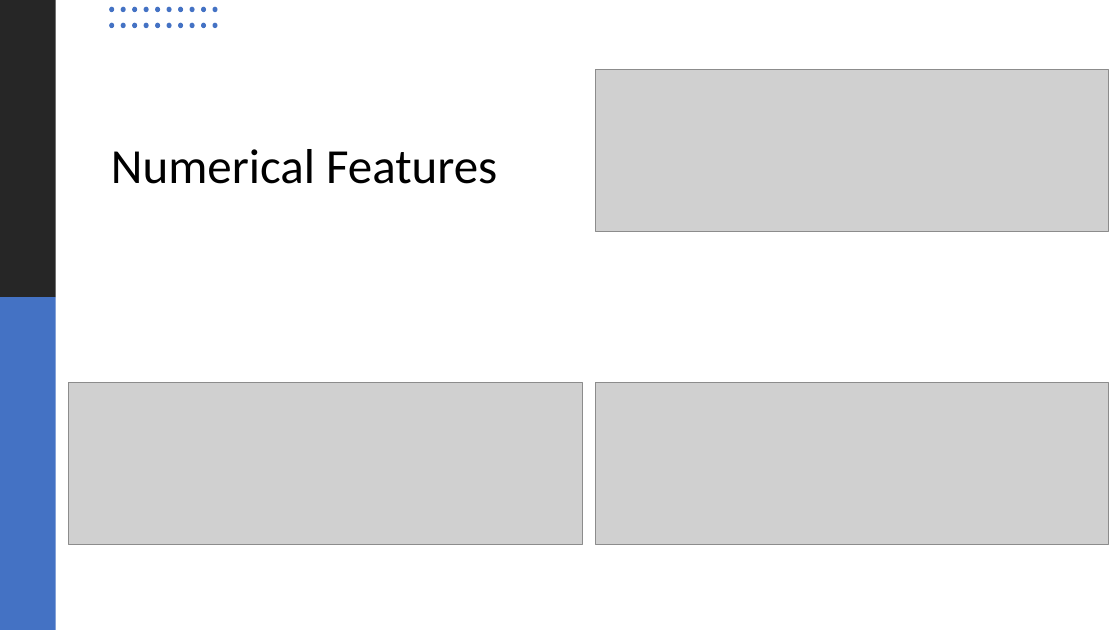
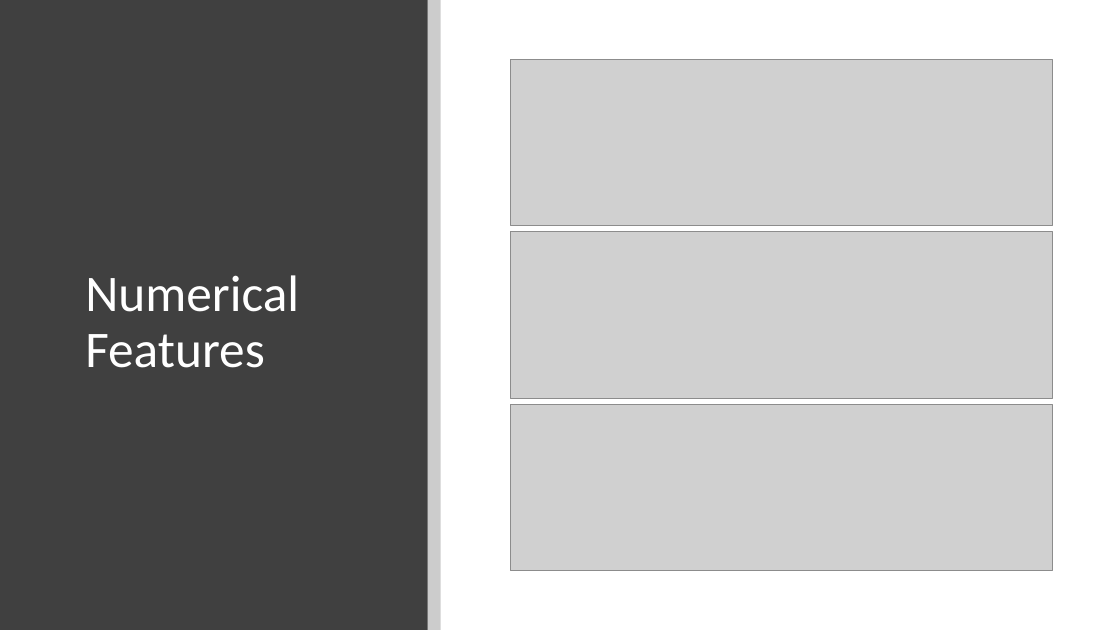
Before and after one commit to jinshuochen/Spring-Board-Capstone-Three, a slide deck: slide 7 of Customer Churn/reports/Customer Churn Final Presentation.pptx (slide 8 before the commit). Drawn at 1120x630 pixels with LibreOffice and Linux fonts; fonts in the diff are those of the drawing; grey boxes stand for pictures. Boxes give left, top, right and bottom in pixels: in the first picture for what was removed or moved away, otherwise in the second. Text is boxed around its words. In the diff, an @@ line names an element or a change of style, - is before the commit and + after.

Commit message:
Updated Final Presentation
Changed the background

```diff
--- a/Customer Churn/reports/Customer Churn Final Presentation.pptx
+++ b/Customer Churn/reports/Customer Churn Final Presentation.pptx
@@ background #000000 to #FFFFFF @@
@@ rectangle removed at box(0, 0, 55, 297) @@
@@ rectangle added at box(0, 0, 428, 630), fill #404040 @@
@@ group removed at box(109, 7, 218, 28): 20 ellipses @@
@@ rectangle added at box(428, 0, 441, 630), fill #000000 at 20% opacity @@
@@ picture: place and size @@
-picture at box(69, 382, 582, 544)
+picture at box(510, 59, 1052, 225)
@@ title "Numerical Features": place and size @@
-title "Numerical Features" at box(111, 149, 497, 184)
+title "Numerical Features" at box(85, 275, 299, 368)
@@ title "Numerical Features" at box(85, 275, 299, 368): size 42 to 44 pt; vertical alignment bottom to middle @@
@@ picture: place and size @@
-picture at box(596, 70, 1109, 231)
+picture at box(510, 232, 1052, 398)
@@ rectangle removed at box(0, 297, 55, 630) @@
@@ picture: place and size @@
-picture at box(596, 382, 1109, 544)
+picture at box(510, 405, 1052, 571)
```
Also in this commit, not shown: 17 other slides changed, 1 slide removed.
